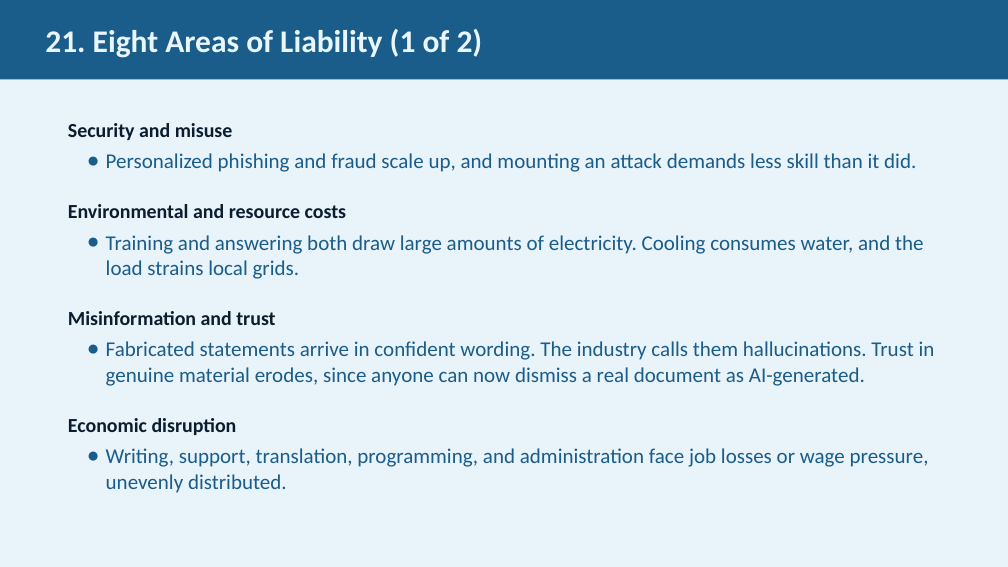
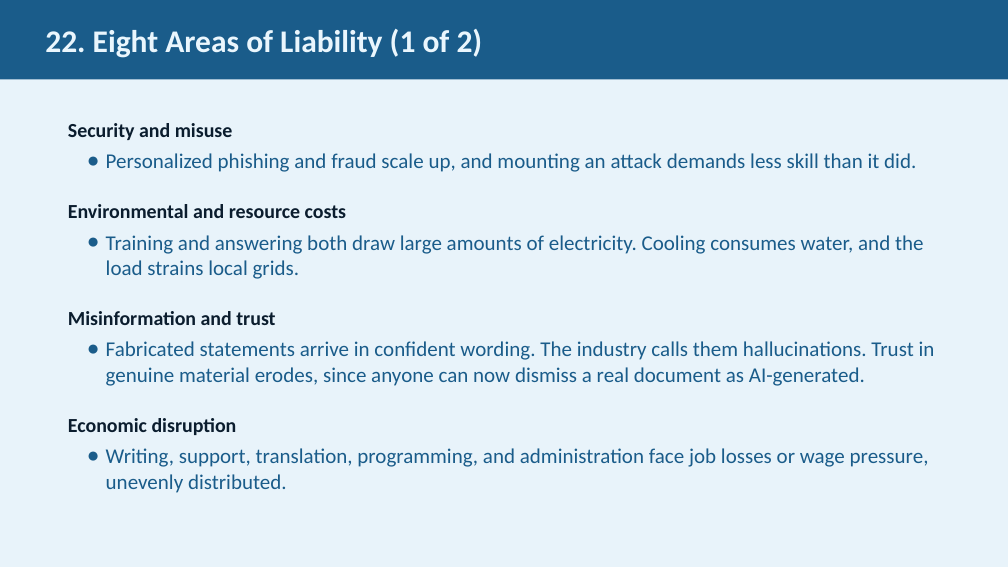
Before and after one commit to JimFawcett/NewSite, a slide deck: slide 22 of AI Presentation 2026/AI_Presentation.pptx (slide 21 before the commit). Drawn at 1008x567 pixels with LibreOffice and Linux fonts; fonts in the diff are those of the drawing. Boxes give left, top, right and bottom in pixels: in the first picture for what was removed or moved away, otherwise in the second. Text is boxed around its words. In the diff, an @@ line names an element or a change of style, - is before the commit and + after.

```diff
--- a/AI Presentation 2026/AI_Presentation.pptx
+++ b/AI Presentation 2026/AI_Presentation.pptx
@@ text in rectangle at bbox=[45, 29, 483, 58]: text changed @@
-21. Eight Areas of Liability (1 of 2)
+22. Eight Areas of Liability (1 of 2)
```
Also in this commit, not shown: 14 other slides changed, 1 slide added.
